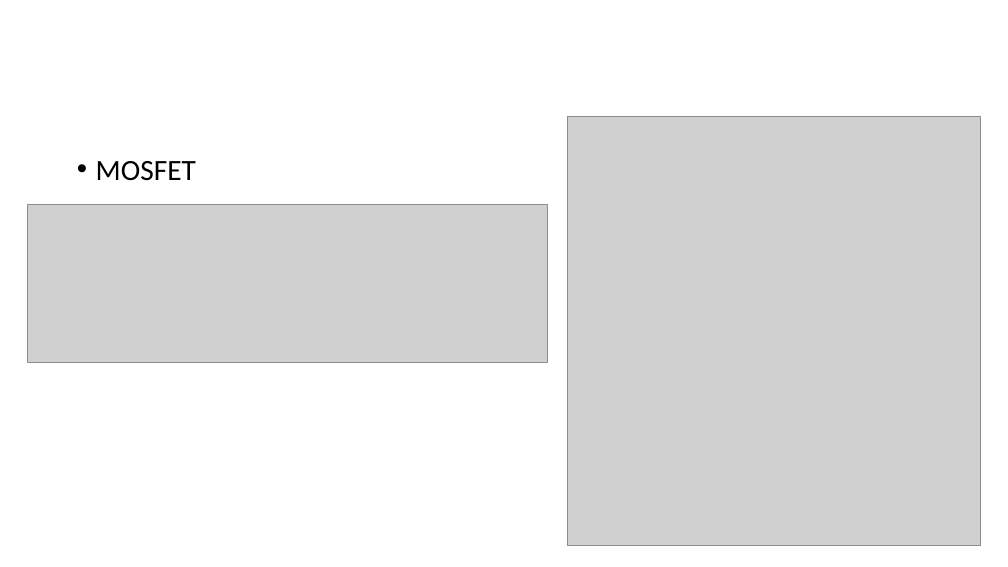
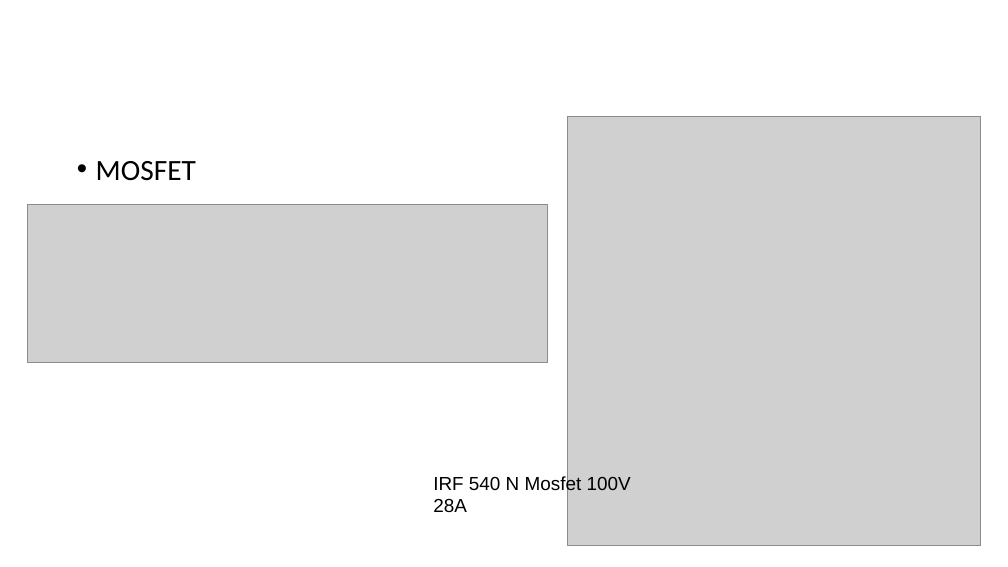
Before and after one commit to onurtoprak1/EE463_PROJECT, a slide deck: slide 16 of simulation_report/simu presentation.pptx (slide 15 before the commit). Drawn at 1008x567 pixels with LibreOffice and Linux fonts; fonts in the diff are those of the drawing; grey boxes stand for pictures. Boxes give left, top, right and bottom in pixels: in the first picture for what was removed or moved away, otherwise in the second. Text is boxed around its words. In the diff, an @@ line names an element or a change of style, - is before the commit and + after.

```diff
--- a/simulation_report/simu presentation.pptx
+++ b/simulation_report/simu presentation.pptx
@@ text added at (433, 475, 631, 512), 18 pt, text #000000 @@
+IRF 540 N Mosfet 100V 28A
```
Also in this commit, not shown: 1 other slide changed, 1 slide added.
